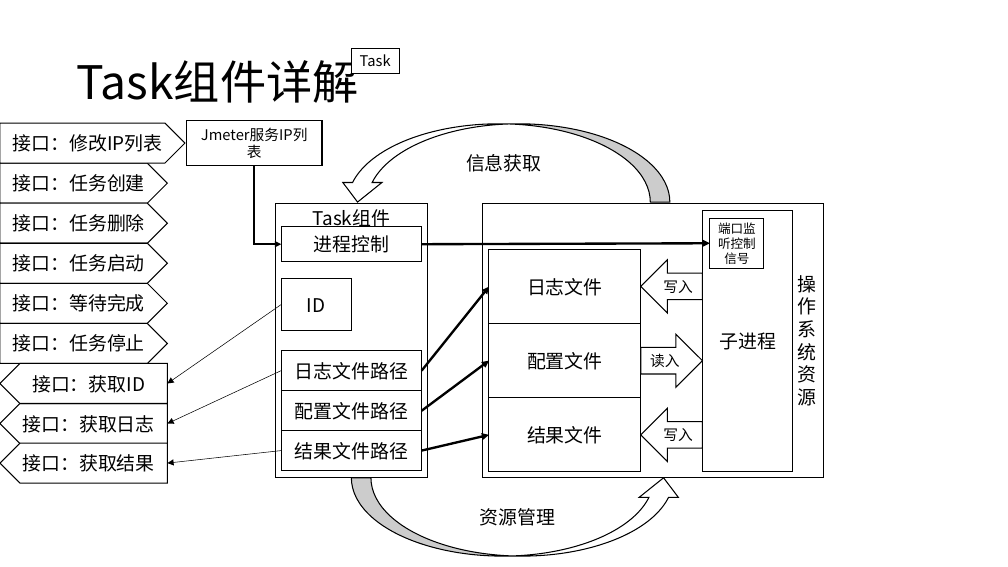
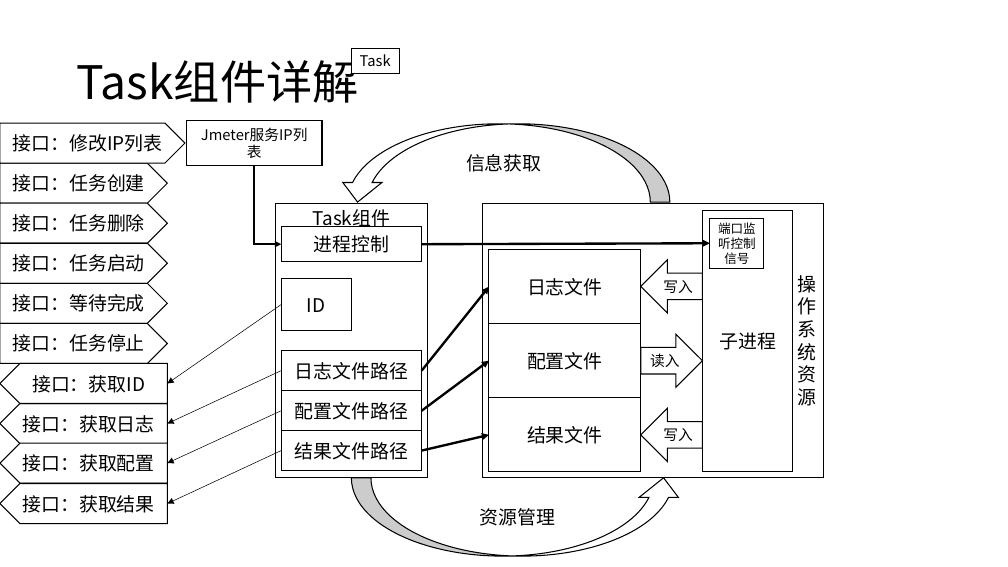
Before and after one commit to WuXiSTC/PressureMeter, a slide deck: slide 12 of 设计图.pptx. Drawn at 1008x567 pixels with LibreOffice and Linux fonts; fonts in the diff are those of the drawing. Boxes give left, top, right and bottom in pixels: in the first picture for what was removed or moved away, otherwise in the second. Text is boxed around its words. In the diff, an @@ line names an element or a change of style, - is before the commit and + after.

```diff
--- a/设计图.pptx
+++ b/设计图.pptx
@@ arrow added from (281, 411) to (167, 464), #000000 0.5 pt @@
@@ text in pentagon arrow at [22,454,154,472]: text changed @@
-接口：获取结果
+接口：获取配置
@@ arrow moved from (167, 464) - (281, 451) to (167, 504) - (281, 451) @@
@@ pentagon arrow added at [0,484,167,524], fill #FFFFFF, outline #000000 1 pt, 18 pt, text #000000 @@
+接口：获取结果
```
Also in this commit, not shown: 2 other slides changed.
